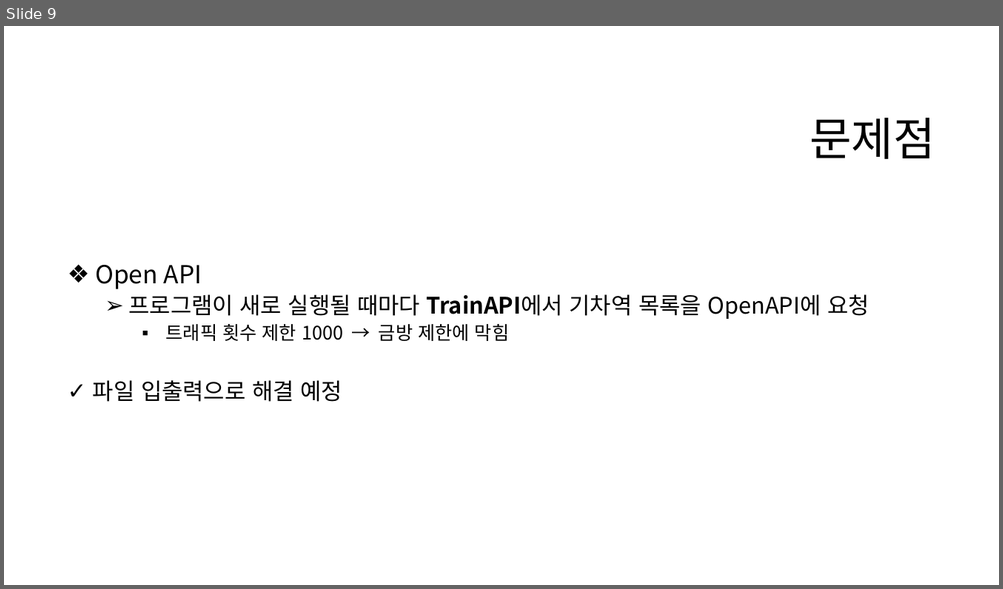
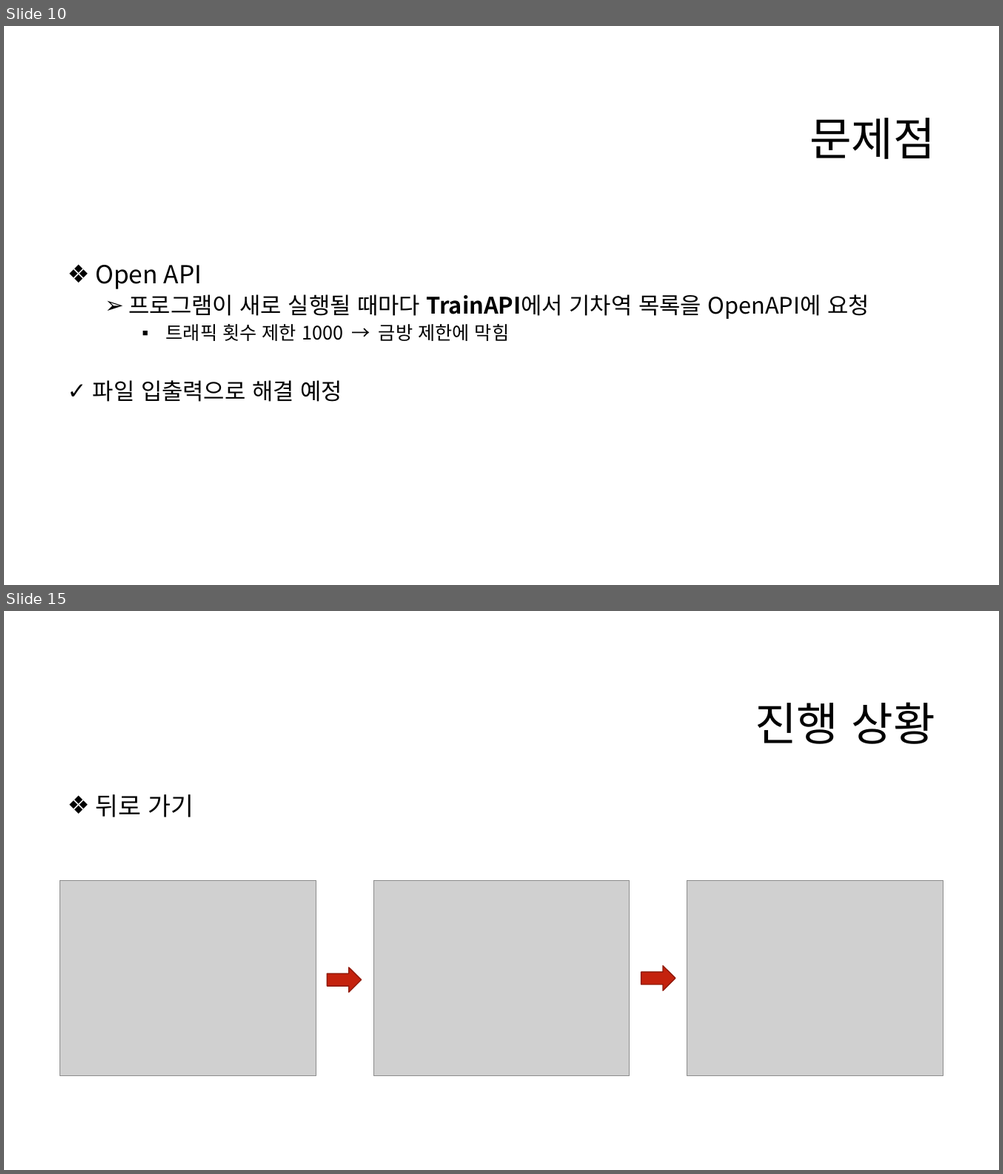
Before and after one commit to eeeeyeot/JAVATrainTicketing, a slide deck: 작업한 내용/1주차 (2020_11_16 ~ 2020_11_20)/기차 예매 프로그램 1주차.pptx. Shown one above the other, each under a label of ours: slide 9 before the commit, slides 10 and 15 after it; the slides between them are not shown. The pictures are 1003x589 and 1003x1174 pixels, drawn with LibreOffice and Linux fonts; fonts in the diff are those of the drawing; grey boxes stand for pictures; background and template pictures are left out. Boxes give left, top, right and bottom in pixels: in the first picture for what was removed or moved away, otherwise in the second. Text is boxed around its words. In the diff, an @@ line names an element or a change of style, - is before the commit and + after.

```diff
--- a/작업한 내용/1주차 (2020_11_16 ~ 2020_11_20)/기차 예매 프로그램 1주차.pptx
+++ b/작업한 내용/1주차 (2020_11_16 ~ 2020_11_20)/기차 예매 프로그램 1주차.pptx
@@ slide 15 added at <box>4,611,999,1170</box>, background #FFFFFF @@
@@ title added at <box>754,702,935,744</box>, 44 pt, text #000000 @@
+진행 상황
@@ text added at <box>95,795,193,817</box>, 24 pt, text #000000 @@
+❖ 뒤로 가기
@@ picture added at <box>60,880,316,1076</box> @@
@@ picture added at <box>373,880,629,1076</box> @@
@@ picture added at <box>687,880,942,1076</box> @@
@@ right arrow added at <box>327,968,361,992</box>, fill #C4220D, outline #91190A 1 pt @@
@@ right arrow added at <box>641,966,675,991</box>, fill #C4220D, outline #91190A 1 pt @@
@@ what was slide 9 is now slide 10 @@
```
Also in this commit, not shown: 3 slides changed, 5 other slides added, 14 other files.
